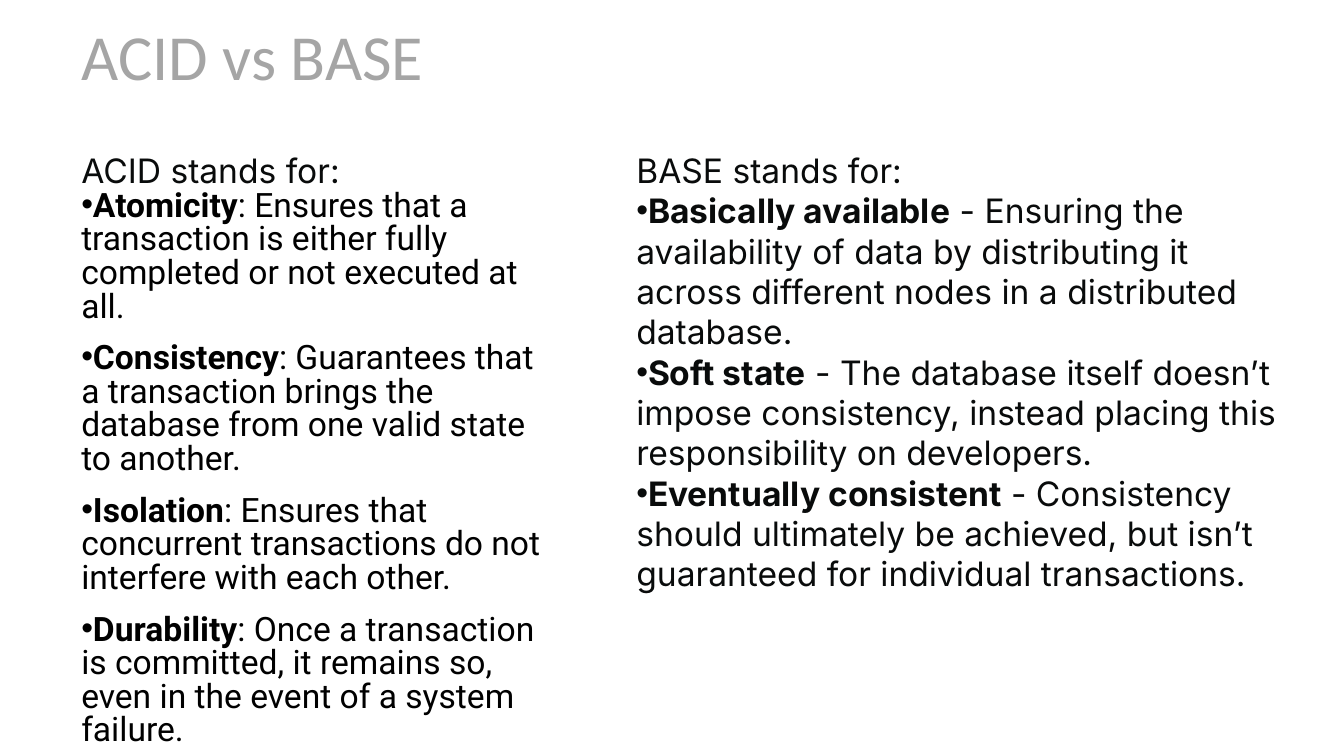
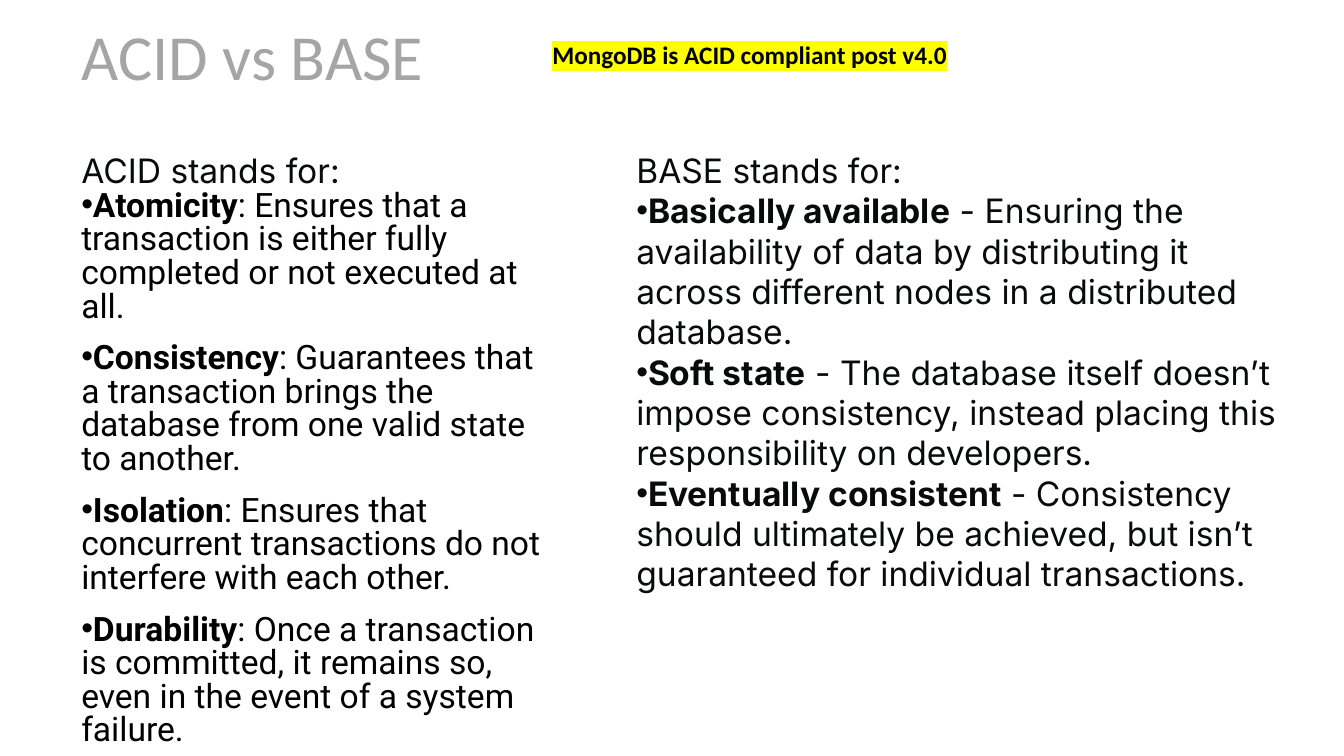
Before and after one commit to as6485/technology, a slide deck: slide 6 of MongoDB.pptx. Drawn at 1344x756 pixels with LibreOffice and Linux fonts; fonts in the diff are those of the drawing. Boxes give left, top, right and bottom in pixels: in the first picture for what was removed or moved away, otherwise in the second. Text is boxed around its words. In the diff, an @@ line names an element or a change of style, - is before the commit and + after.

```diff
--- a/MongoDB.pptx
+++ b/MongoDB.pptx
@@ text added at [552,46,946,69], 18 pt, text #000000, bold @@
+MongoDB is ACID compliant post v4.0
```
Also in this commit, not shown: 2 slides added, 1 other file.
